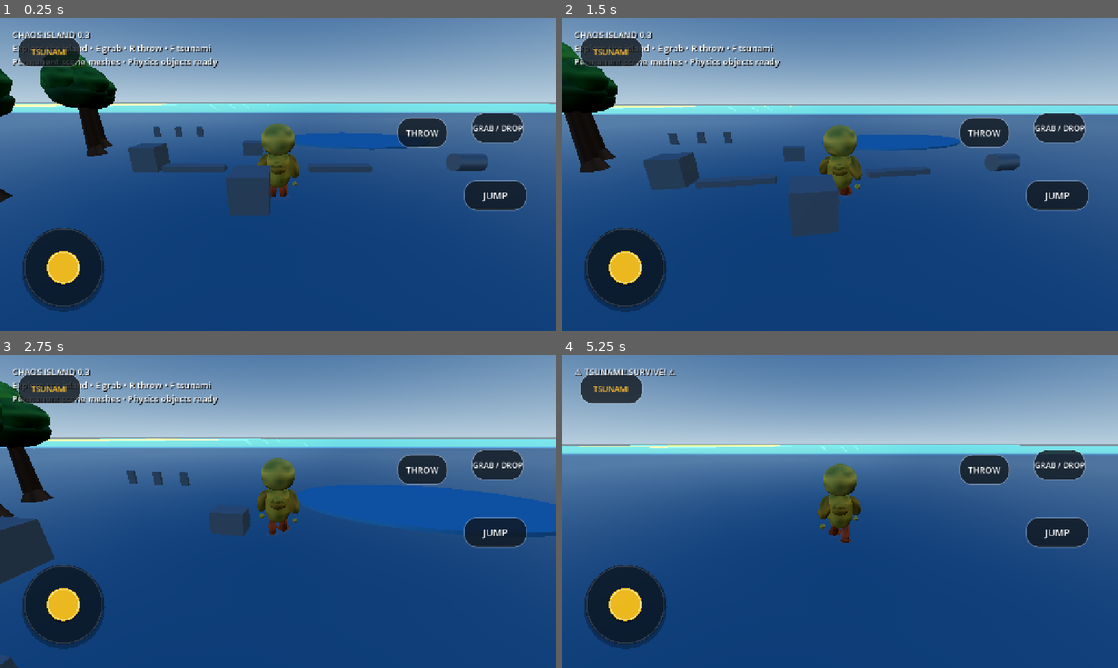
Above: before the commit, frames 1-4 (two rows, left to right).
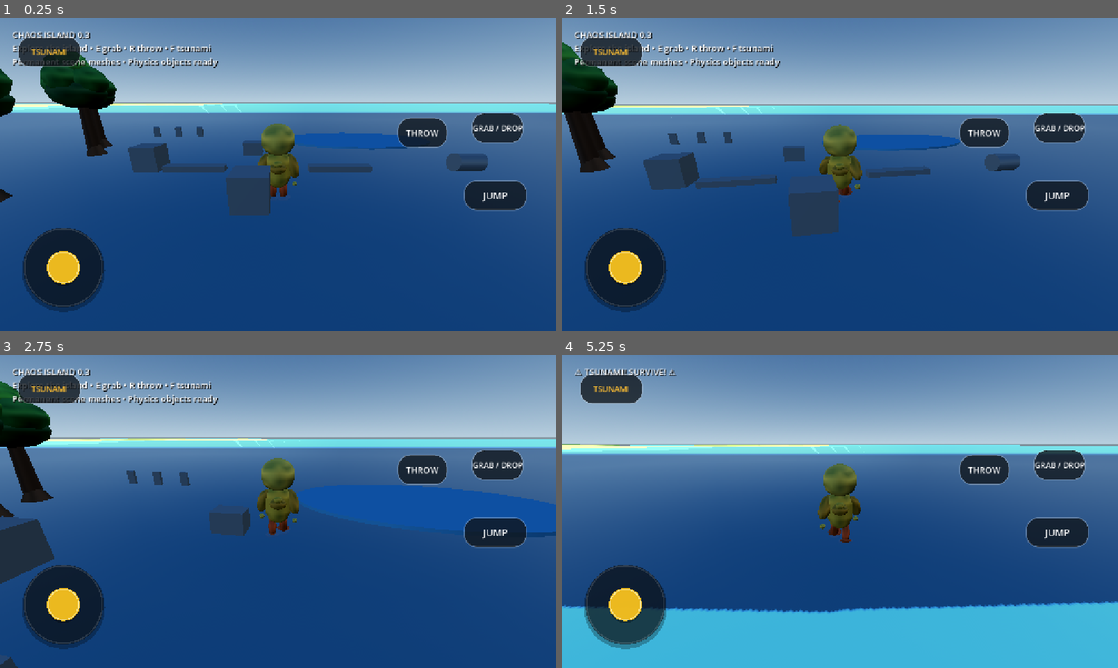
Above: after the commit, the same moments.

Repository: manojoffl-git/chaos-island-build
Game: Godot game, scene res://scenes/Main.tscn
The game is run twice, just before and just after one commit, with the same random seed, the same clock (stepped at 60 frames per second) and the same inputs.
Inputs (mouse positions are in pixels of both pictures, inside the frame that each line leads up to):
- Up to frame 1 (0.25 s): no input
- Up to frame 2 (1.5 s): click "JUMP" at 0.5 s; tap Enter at 1.25 s; move the mouse to (867, 174) at 1.27 s; hold W (move_forward) from 1.28 s (still down); tap E (grab) at 1.35 s; click (867, 174) at 1.42 s
- Up to frame 3 (2.75 s): keep holding W (move_forward); tap Space (jump) at 1.52, 2.27 s; move the mouse to (250, 511) at 2.02 s; tap R (throw) at 2.1 s
- Up to frame 4 (5.25 s): keep holding W (move_forward); move the mouse to (851, 505) at 2.77 s; tap F at 2.85, 5.1 s; move the mouse to (834, 517) at 3.52 s; tap E (grab) at 3.6 s; click (834, 517) at 3.67 s; tap Space (jump) at 3.77, 4.52 s; move the mouse to (878, 514) at 4.27 s; tap R (throw) at 4.35 s; move the mouse to (795, 508) at 5.02 s

The runs differ from the first frame. In frame 1, 0.2% of the frame differs, in the area x 2-45%, y 27-31%; in frame 2, 0.1%; in frame 3, 0.3%; in frame 4, 20%, in the area x 0-100%, y 28-100%.

Commit message:
Rebuild island terrain shape, mountain path and biome colors

Diff:
--- a/shaders/IslandTerrain.gdshader
+++ b/shaders/IslandTerrain.gdshader
@@ -6,29 +6,45 @@
 
 float island_radius(vec2 p) {
     float a = atan(p.y, p.x);
-    return 455.0 + 42.0 * sin(2.0 * a + 0.5) + 24.0 * sin(5.0 * a - 1.1) + 15.0 * sin(9.0 * a + 0.8);
+    return 430.0 + 45.0 * sin(2.0 * a + 0.4) + 28.0 * sin(5.0 * a - 1.1) + 18.0 * sin(9.0 * a + 0.7);
 }
 
 float terrain_height_at(vec2 p) {
-    vec2 q = vec2(p.x / 1.03, p.y / 0.94);
+    vec2 q = vec2(p.x / 1.03, p.y / 0.92);
     float r = length(q);
     float boundary = island_radius(p);
-    if (r > boundary) return -12.0;
+    if (r > boundary) return -18.0;
 
-    float edge = clamp((r - (boundary - 90.0)) / 90.0, 0.0, 1.0);
-    float h = 2.4 * sin(p.x / 72.0) + 1.8 * sin(p.y / 79.0) + 1.0 * sin((p.x + p.y) / 61.0);
-    h += 125.0 * exp(-pow((p.x - 175.0) / 175.0, 2.0) - pow((p.y + 175.0) / 155.0, 2.0));
-    h += 22.0 * exp(-pow((p.x + 180.0) / 150.0, 2.0) - pow((p.y - 100.0) / 170.0, 2.0));
-    h += 16.0 * exp(-pow((p.x - 260.0) / 120.0, 2.0) - pow((p.y - 60.0) / 130.0, 2.0));
-    h *= 1.0 - edge * 0.84;
+    float edge = clamp((r - (boundary - 75.0)) / 75.0, 0.0, 1.0);
+    float h = 1.6 * sin(p.x / 65.0) + 1.2 * sin(p.y / 78.0);
+    h += 0.8 * sin((p.x + p.y) / 52.0) + 0.5 * sin((p.x - p.y) / 31.0);
 
-    vec2 d = p - vec2(175.0, -175.0);
+    // Main asymmetric mountain.
+    h += 112.0 * exp(-pow((p.x - 150.0) / 190.0, 2.0) - pow((p.y + 120.0) / 165.0, 2.0));
+    // Smaller secondary rise for an uneven island silhouette.
+    h += 14.0 * exp(-pow((p.x + 210.0) / 150.0, 2.0) - pow((p.y - 170.0) / 120.0, 2.0));
+    h *= 1.0 - edge * 0.78;
+
+    // Winding climbable path from the lowlands toward the summit.
+    vec2 d = p - vec2(150.0, -120.0);
     float rr = length(d);
     float aa = atan(d.y, d.x);
     if (aa < 0.0) aa += 6.2831853;
-    float spiral_r = 55.0 + 15.0 * aa;
-    float path = 1.0 - smoothstep(12.0, 22.0, abs(rr - spiral_r));
-    h -= path * 7.0;
+    float best = 999.0;
+    for (int k = -1; k <= 4; k++) {
+        float t = aa + 6.2831853 * float(k);
+        best = min(best, abs(rr - (35.0 + 13.0 * t)));
+    }
+    float path = 1.0 - smoothstep(6.0, 16.0, best);
+    h -= path * 2.8;
+
+    // Small walkable summit plateau.
+    if (rr < 24.0) h = max(h, 102.0);
+
+    // Pull the coastline smoothly down to sea level.
+    if (r > boundary - 12.0)
+        h *= max(0.0, (boundary - r) / 12.0);
+
     return h;
 }
 
@@ -41,19 +57,24 @@
 void fragment() {
     vec2 p = world_pos.xz;
     float boundary = island_radius(p);
-    float radial = length(vec2(p.x / 1.03, p.y / 0.94));
-    if (radial > boundary + 2.0) discard;
+    float radial = length(vec2(p.x / 1.03, p.y / 0.92));
+    if (radial > boundary + 1.5) discard;
 
-    float patch = sin(p.x / 37.0) * sin(p.y / 43.0) + 0.55 * sin((p.x - p.y) / 29.0) + 0.35 * sin((p.x + p.y) / 17.0);
-    vec2 d = p - vec2(175.0, -175.0);
+    float patch = sin(p.x / 43.0) * sin(p.y / 49.0) + sin((p.x + p.y) / 41.0);
+
+    vec2 d = p - vec2(150.0, -120.0);
     float rr = length(d);
     float aa = atan(d.y, d.x);
     if (aa < 0.0) aa += 6.2831853;
-    float spiral_r = 55.0 + 15.0 * aa;
-    float path = 1.0 - smoothstep(12.0, 22.0, abs(rr - spiral_r));
-    float shore = 1.0 - smoothstep(-1.0, 6.0, terrain_height);
-    float soil = smoothstep(42.0, 70.0, terrain_height) * smoothstep(0.25, 0.55, patch);
-    float light = smoothstep(0.60, 0.95, patch) * (1.0 - soil);
+    float best = 999.0;
+    for (int k = -1; k <= 4; k++) {
+        float t = aa + 6.2831853 * float(k);
+        best = min(best, abs(rr - (35.0 + 13.0 * t)));
+    }
+    float path = 1.0 - smoothstep(6.0, 16.0, best);
+    float shore = 1.0 - smoothstep(-0.5, 5.0, terrain_height);
+    float soil = smoothstep(18.0, 45.0, terrain_height) * smoothstep(0.05, 0.75, patch);
+    float light = smoothstep(0.55, 0.95, patch) * (1.0 - soil);
 
     vec3 deep_green = vec3(0.055, 0.25, 0.055);
     vec3 light_green = vec3(0.30, 0.62, 0.12);
@@ -64,6 +85,7 @@
     base = mix(base, light_green, light);
     base = mix(base, soil_color, soil);
     base = mix(base, sand, max(shore, path));
+
     ALBEDO = base;
     ROUGHNESS = 0.96;
 }
